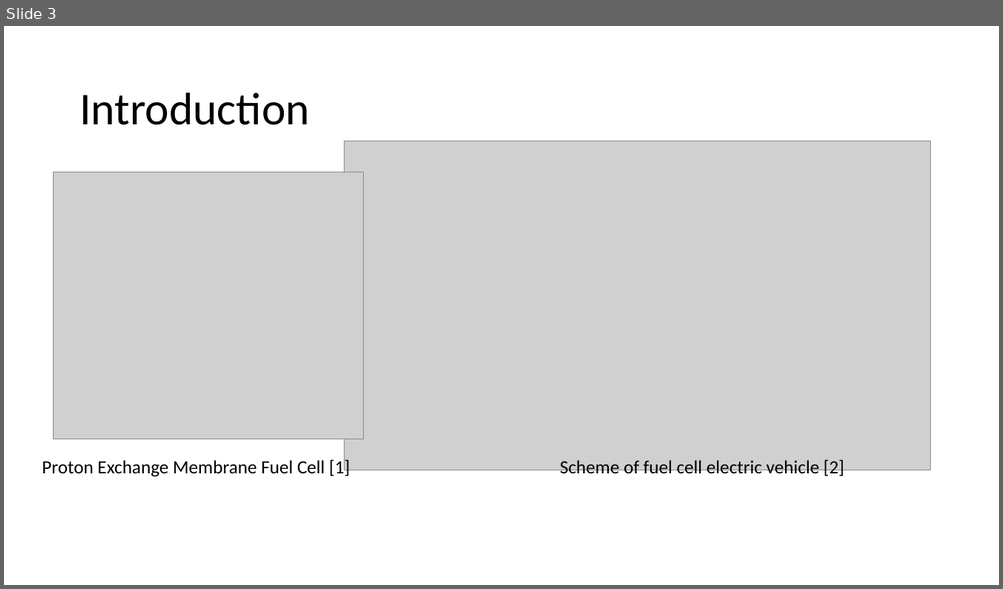
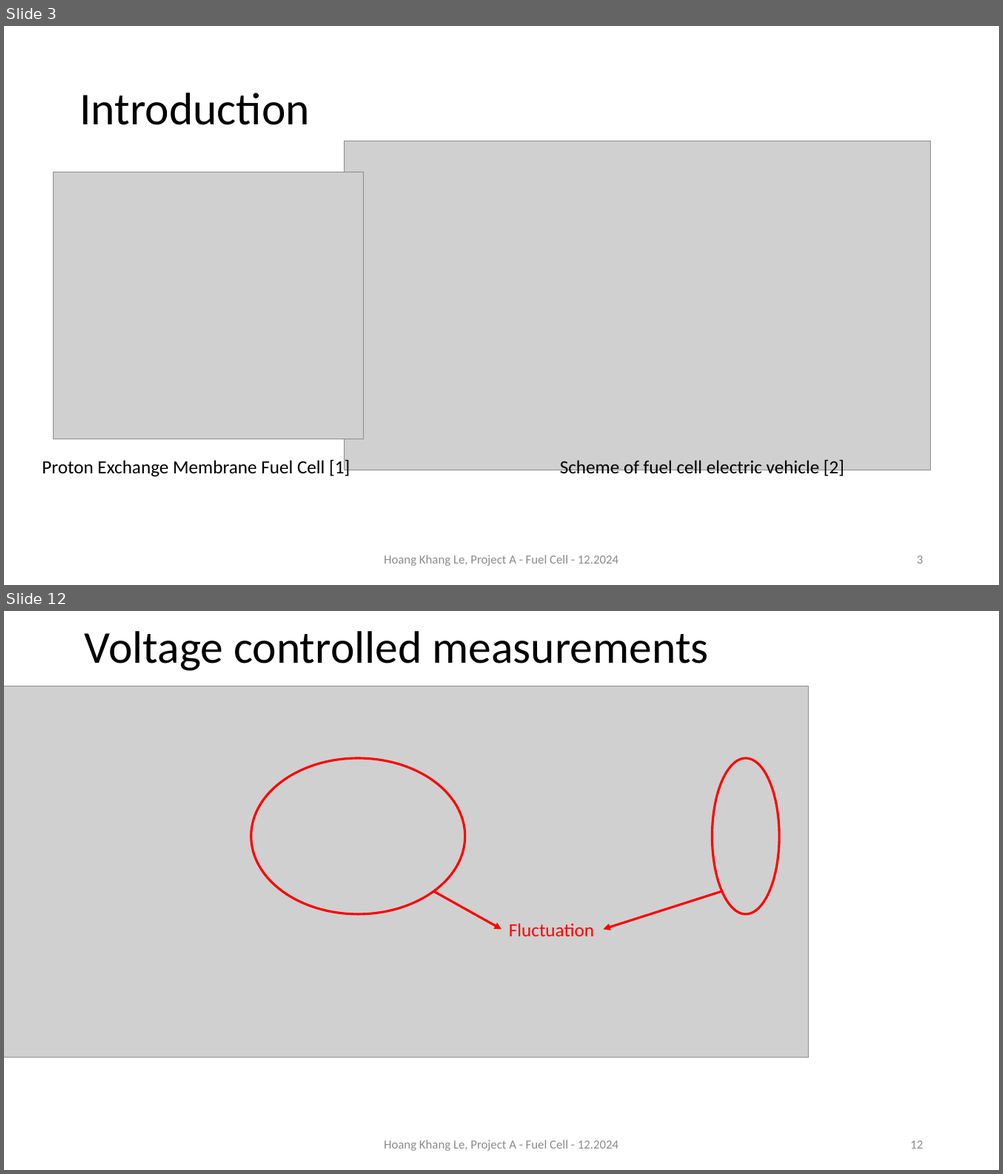
Before and after one commit to alpha7894550/ProjectA_fuelCell, a slide deck: Presentation_fuel_cell_project_khang.pptx. Shown one above the other, each under a label of ours: slide 3 before the commit, slides 3 and 12 after it; the slides between them are not shown. The pictures are 1003x589 and 1003x1174 pixels, drawn with LibreOffice and Linux fonts; fonts in the diff are those of the drawing; grey boxes stand for pictures. Boxes give left, top, right and bottom in pixels: in the first picture for what was removed or moved away, otherwise in the second. Text is boxed around its words. In the diff, an @@ line names an element or a change of style, - is before the commit and + after.

```diff
--- a/Presentation_fuel_cell_project_khang.pptx
+++ b/Presentation_fuel_cell_project_khang.pptx
@@ slide 12 added at box(4, 611, 999, 1170), background #FFFFFF @@
@@ title added at box(85, 631, 708, 671), 44 pt, text #000000 @@
+Voltage controlled measurements
@@ picture added at box(4, 686, 808, 1058) @@
@@ ellipse added at box(251, 758, 465, 914), outline #FF0000 2.25 pt @@
@@ ellipse added at box(712, 758, 780, 914), outline #FF0000 2.25 pt @@
@@ arrow added from (434, 891) to (502, 930), #FF0000 2.25 pt @@
@@ arrow added from (722, 891) to (603, 930), #FF0000 2.25 pt @@
@@ text added at box(509, 923, 594, 937), 18 pt, text #FF0000 @@
+Fluctuation
@@ text added at box(384, 1140, 618, 1151), 12 pt, text #8C8C8C @@
+Hoang Khang Le, Project A - Fuel Cell - 12.2024
@@ page number added at box(910, 1141, 922, 1149), 12 pt, text #8C8C8C @@
+12
@@ slide 3 changed as well @@
@@ text added at box(384, 555, 618, 566), 12 pt, text #8C8C8C @@
+Hoang Khang Le, Project A - Fuel Cell - 12.2024
@@ page number added at box(916, 556, 922, 564), 12 pt, text #8C8C8C @@
+3
```
Also in this commit, not shown: 5 other slides changed, 12 other slides added, 2 slides removed, 4 other files.
